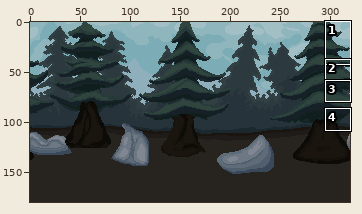
File history of a pixel-art file, new-game-project/Scenes/giantForest/forest.aseprite. The first picture is a wide view before the edit; the outline marks the close-up.
Close-up. Before the commit:
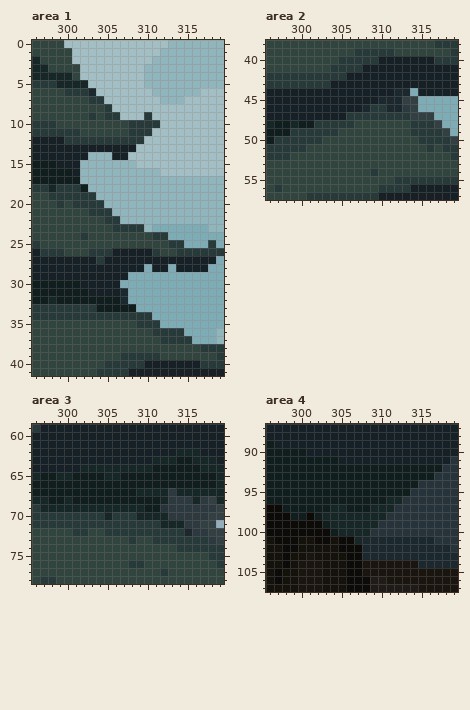
320x180 pixels, 1 frame. Colours within 5 levels of each other are drawn and written as one. Shown: area 1: x 296..319, y 0..41; area 2: x 296..319, y 38..57; area 3: x 296..319, y 59..78; area 4: x 296..319, y 87..107. The commit also changed other parts of the picture, which this record leaves out.
The same view after the edit:
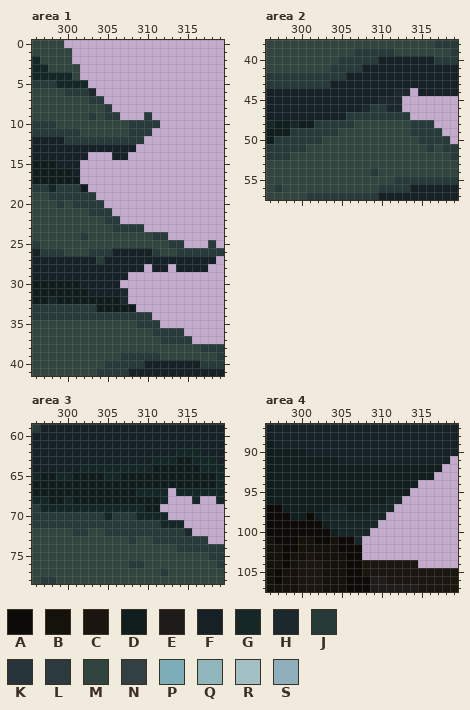
Palette (. is transparent): A #0d0b08  B #14120b  C #1a160f  D #101e1e  E #1f1b19  F #162127  G #162727  H #1b282d  J #263b39  K #27333a  L #2c393f  M #30453e  N #323f43  P #7cadb6  Q #8fb6bd  R #a1bfc4  S #90afbc
What changed:
layer "far away" now hidden
layer "far away trees" now hidden
Area 1:
y 0: x 300..319 RRRRRRRRRRRRRQQQQQQQ -> ....................
y 1: x 301..319 RRRRRRRRRRRQQQQQQQQ -> ...................
y 2: x 301..319 RRRRRRRRRRQQQQQQQQQ -> ...................
y 3..4: x 302..319 RRRRRRRRQQQQQQQQQQ -> ..................
y 5: x 303..319 RRRRRRRQQQQQQQQQQ -> .................
y 6: x 304..319 RRRRRRRQQQQQQRRR -> ................
y 7: x 305..319 RRRRRRRQQQRRRRR -> ...............
y 8: x 306..319 RRRRRRRRRRRRRR -> ..............
y 9: x 307..309 RRR -> ...; x 311..319 RRRRRRRRR -> .........
y 10: x 312..319 RRRRRRRR -> ........
y 11: x 311..319 RRRRRRRRR -> .........
y 12: x 310..319 RRRRRRRRRR -> ..........
y 13: x 309..319 RRRRRRRRRRR -> ...........
y 14: x 303..305 QQQ -> ...; x 308..319 RRRRRRRRRRRR -> ............
y 15: x 302..319 QQQQQQQRRRRRRRRRRR -> ..................
y 16: x 302..319 QQQQQQQQQQRRRRRRRR -> ..................
y 17: x 302..319 QQQQQQQQQQQQQQQQQQ -> ..................
y 18: x 303..319 QQQQQQQQQQQQQQQQQ -> .................
y 19: x 304..319 QQQQQQQQQQQQQQQQ -> ................
y 20: x 305..319 QQQQQQQQQQQQQQQ -> ...............
y 21: x 306..319 QQQQQQQQQQQQQQ -> ..............
y 22: x 307..319 QQQQQQQQQQQQQ -> .............
y 23: x 310..319 QPPPPPPPQQ -> ..........
y 24: x 313..319 PPPPPPP -> .......
y 25: x 315..317 PPP -> ...; x 319 P -> .
y 27: x 319 P -> .
y 28: x 310 P -> .; x 313 P -> .; x 318..319 PP -> ..
y 29: x 308..319 PPPPPPPPPPPP -> ............
y 30: x 307..319 PPPPPPPPPPPPP -> .............
y 31..32: x 308..319 PPPPPPPPPPPP -> ............
y 33: x 309..319 PPPPPPPPPPP -> ...........
y 34: x 311..319 PPPPPPPPP -> .........
y 35: x 312..319 PPPPPPPP -> ........
y 36: x 315..319 PPPPQ -> .....
y 37: x 316..319 PPPQ -> ....
Area 2:
y 44: x 314 P -> .
y 45: x 313..319 NNPPPPP -> .......
y 46: x 313..319 LNPPPPP -> .......
y 47: x 314..319 NNNPPP -> ......
y 48: x 317..319 NPP -> ...
y 49: x 318..319 NP -> ..
y 50: x 319 N -> .
Area 3:
y 67: x 313 L -> .
y 68: x 313..315 LLL -> ...; x 317..318 LN -> ..
y 69: x 312..319 KLLLLLLN -> ........
y 70: x 313..319 LLLLLNN -> .......
y 71: x 315..319 LLNNS -> .....
y 72: x 316..319 LLNN -> ....
y 73: x 318..319 LN -> ..
Area 4:
y 91: x 319 K -> .
y 92: x 318..319 KK -> ..
y 93: x 317..319 KKK -> ...
y 94: x 315..319 KKKKK -> .....
y 95: x 314..319 KKKKKK -> ......
y 96: x 313..319 KKKKKKK -> .......
y 97: x 312..319 KKKKKKKK -> ........
y 98: x 311..319 KKKKKKKKK -> .........
y 99: x 310..319 KKKKKKKKKK -> ..........
y 100: x 309..319 KKKKKKKKKKK -> ...........
y 101: x 308..319 HHHHHHHHHKKK -> ............
y 102: x 308..319 HHHHHHHHHHHK -> ............
y 103: x 308..319 HHHHHHHHHHHH -> ............
y 104: x 315..319 HHHHH -> .....
Where, in picture pixels (left, top, right, bottom), the same in both close-ups:
erased: (64, 40, 224, 344)
erased: (402, 88, 458, 144)
erased: (160, 488, 224, 544)
erased: (362, 456, 458, 568)
